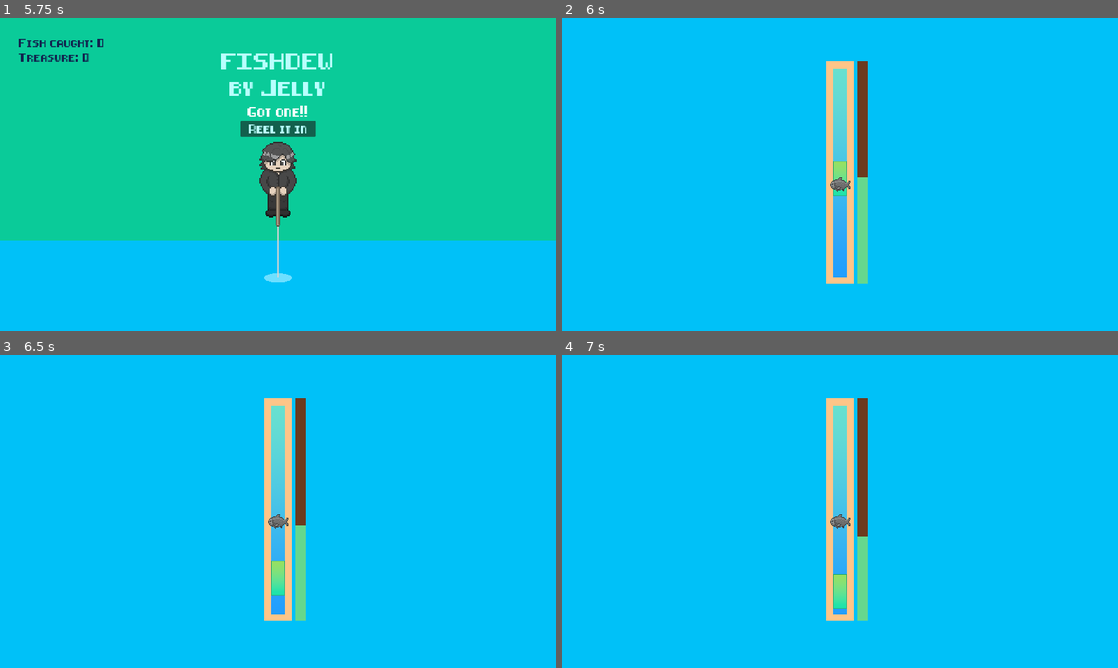
Above: before the commit, frames 1-4 (two rows, left to right).
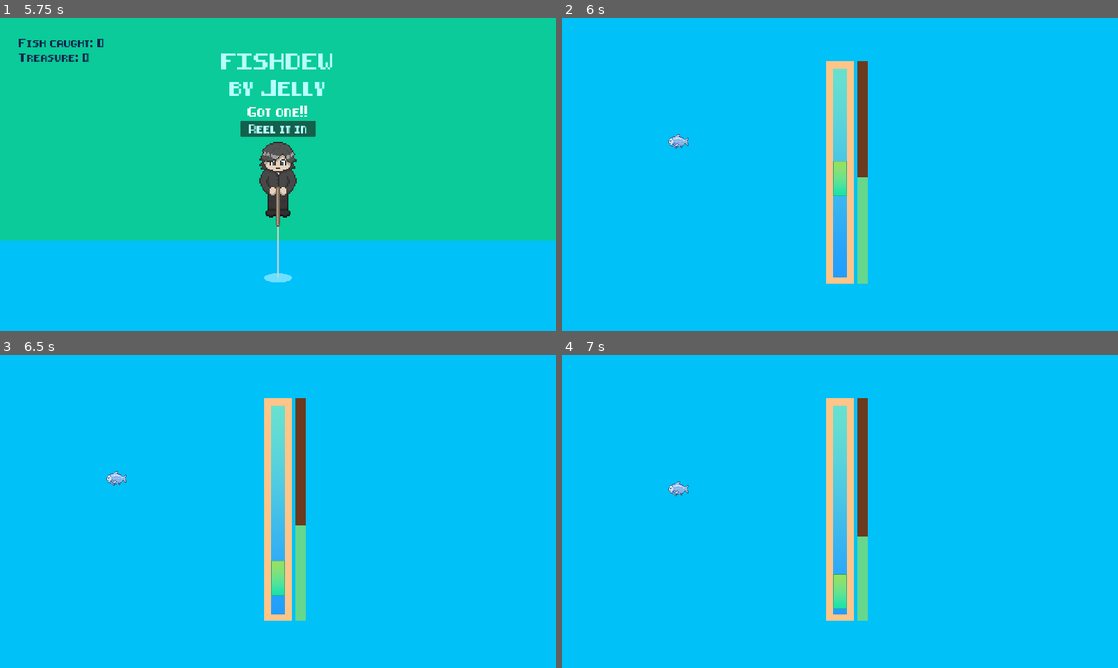
Above: after the commit, the same moments.

Repository: Anjellyrika/fishdew
Game: Godot game, scene res://src/main_scene.tscn
Same seed, same stepped clock (60 frames per second), same inputs: the game is played once before the commit and once after it.
Inputs (mouse positions are in pixels of both pictures, inside the frame that each line leads up to):
- Up to frame 1 (5.75 s): tap Enter (ui_accept) at 0.5, 0.77, 1.25, 1.52, 2, 2.75, 3.02, 3.5, 3.77, 4.25, 4.52 s; move the mouse to (400, 158) at 0.52 s; hold Right (ui_right) 0.53-2.03 s; tap F every 0.75 s from 0.6 to 5.1 s; click (400, 158) at 0.67 s; move the mouse to (166, 190) at 1.27 s; move the mouse to (333, 105) at 2.02 s; hold Left (ui_left) 2.03-2.78 s; move the mouse to (250, 237) at 2.77 s; hold Right (ui_right) 2.78-4.28 s; click (250, 237) at 2.92 s; move the mouse to (444, 221) at 3.52 s; move the mouse to (111, 127) at 4.27 s; hold Left (ui_left) 4.28-5.03 s; move the mouse to (305, 174) at 5.02 s; hold Right (ui_right) from 5.03 s (still down); click (305, 174) at 5.17 s
- Up to frame 2 (6 s): release Right (ui_right) at 5.75 s; click "Reel it in" at 5.75 s
- Up to frame 3 (6.5 s): no input
- Up to frame 4 (7 s): move the mouse to (756, 433) at 6.52 s; hold Left (ui_left) from 6.53 s (still down); tap F at 6.6 s; tap Enter (ui_accept) at 6.77 s

Frame 1 is identical in both runs. In frame 2, 0.2% of the frame differs, in the area x 19-52%, y 37-56%; in frame 3, 0.2%; in frame 4, 0.2%.
Error before the commit: Invalid access to property or key 'fish_progress_increased' on a base object of type 'Nil'. (res://src/fishing_lvl/fishing_lvl_progress.gd:11)

Commit message:
refactor: rewrite fish movement script

Diff:
--- a/src/fishing_lvl/fish.gd
+++ b/src/fishing_lvl/fish.gd
@@ -1,6 +1,6 @@
 class_name Fish
 
-extends Area2D
+extends CharacterBody2D
 
 enum {
 	Wait,
@@ -15,11 +15,14 @@
 @onready var sprite = $FishArea/Icon
 
 # Movement bounds
+var rod_x: float
 var top_bounds: float
 var bot_bounds: float
 
 # Movement variables
-var speed_bounds
+var speed_bounds: Array
+var direction: Vector2
+const ACCEL: float = 2.0
 var target_position: Vector2
 
 var state = Wait
@@ -36,30 +39,31 @@
 func set_start_position():
 	top_bounds = root.top_bounds
 	bot_bounds = root.bot_bounds
-	global_position = Vector2(root.rod_x, randf_range(top_bounds, bot_bounds))
-	print(position, global_position)
+	rod_x = root.rod_x
+	global_position = Vector2(rod_x, randi_range(top_bounds, bot_bounds))
+	target_position = global_position
 
 
 func get_new_target():
-	var max_distance = [global_position.y - top_bounds, bot_bounds - global_position.y]
-	var target_y_down = clamp(global_position.y + randf_range(50, max_distance.pick_random()), top_bounds, bot_bounds)
-	var target_y_up = clamp(global_position.y - randf_range(50, max_distance.pick_random()), top_bounds, bot_bounds)
-	target_position = Vector2(root.rod_x, [target_y_down, target_y_up].pick_random())
+	target_position = Vector2(rod_x, randi_range(top_bounds, bot_bounds))
+	direction = global_position.direction_to(target_position)
 
 
-func _process(delta):
+func _physics_process(delta):
 	speed_bounds = root.fish_speed
 	set_shader(speed_bounds)
 	match state:
 		Wait:
 			wait()
 		Move:
-			global_position = global_position.lerp(target_position, 0.5 * delta * speed_bounds.pick_random())
+			velocity = velocity.lerp(direction * speed_bounds.pick_random(), delta * ACCEL)
 			if is_at_target_position():
+				velocity = velocity.lerp(Vector2.ZERO, delta * ACCEL)
 				state = Reposition
 		Reposition:
-				get_new_target()
-				state = Wait
+			get_new_target()
+			state = Wait
+	move_and_slide()
 
 
 func wait():
@@ -69,7 +73,7 @@
 
 
 func is_at_target_position():
-	var tolerance = fish_size.shape.height
+	var tolerance = 10
 	return abs(global_position.y - target_position.y) < tolerance
 
 
--- a/src/fishing_lvl/fishing_lvl.gd
+++ b/src/fishing_lvl/fishing_lvl.gd
@@ -15,20 +15,20 @@
 var chest_spawn_rate
 
 # Set movement bounds
-@onready var rod_top_pos = $FishingRod/TopEdge.global_position
-@onready var rod_bot_pos = $FishingRod/BottomEdge.global_position
+@onready var rod_top_y = $FishingRod/TopEdge.global_position.y
+@onready var rod_bot_y = $FishingRod/BottomEdge.global_position.y
 @onready var edge_width = $FishingRod/TopEdge.shape.size.y
 
 # Called when the node enters the scene tree for the first time.
 func _ready():
 	chest_spawner.chest_collected.connect(add_treasure)
 	chest_spawner.powerup_collected.connect(activate_powerup)
-	top_bounds = rod_top_pos.y + edge_width
-	bot_bounds = rod_bot_pos.y - edge_width
+	top_bounds = rod_top_y + edge_width
+	bot_bounds = rod_bot_y - edge_width
 	rod_x = ProjectSettings.get_setting("display/window/size/window_width_override") / 2
 
 	chest_spawn_rate = [4,8,12].pick_random() # lower is better
-	fish_speed = [[2,4], [6,7], [7,8]].pick_random()
+	fish_speed = [[200,400], [600,700], [700,800]].pick_random()
 
 
 # Called every frame. 'delta' is the elapsed time since the previous frame.
